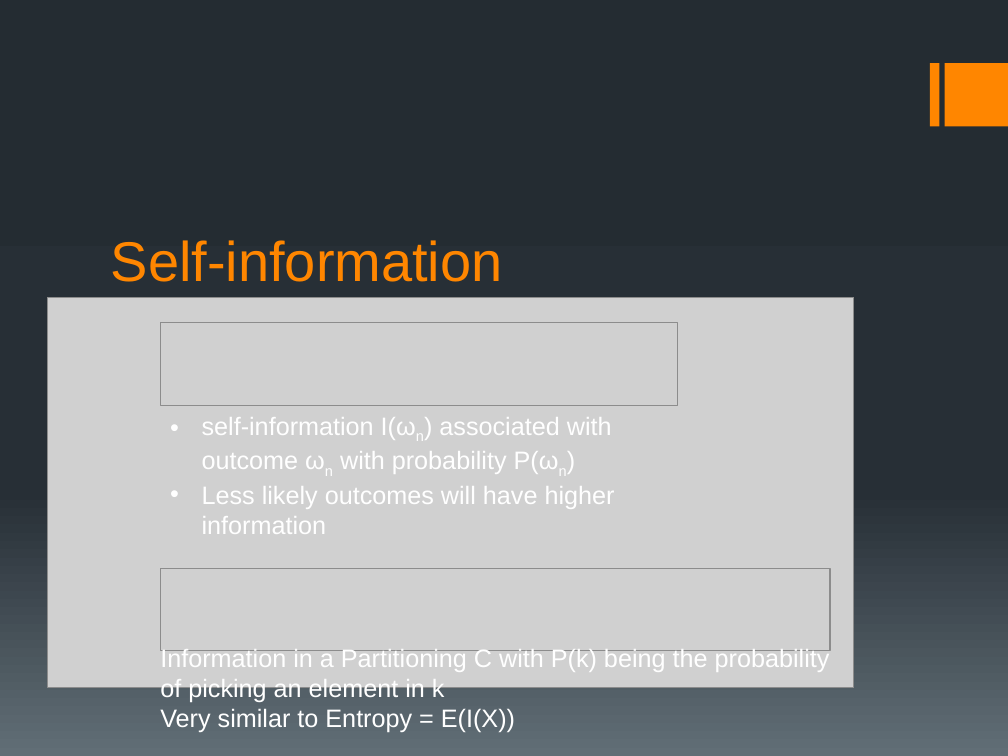
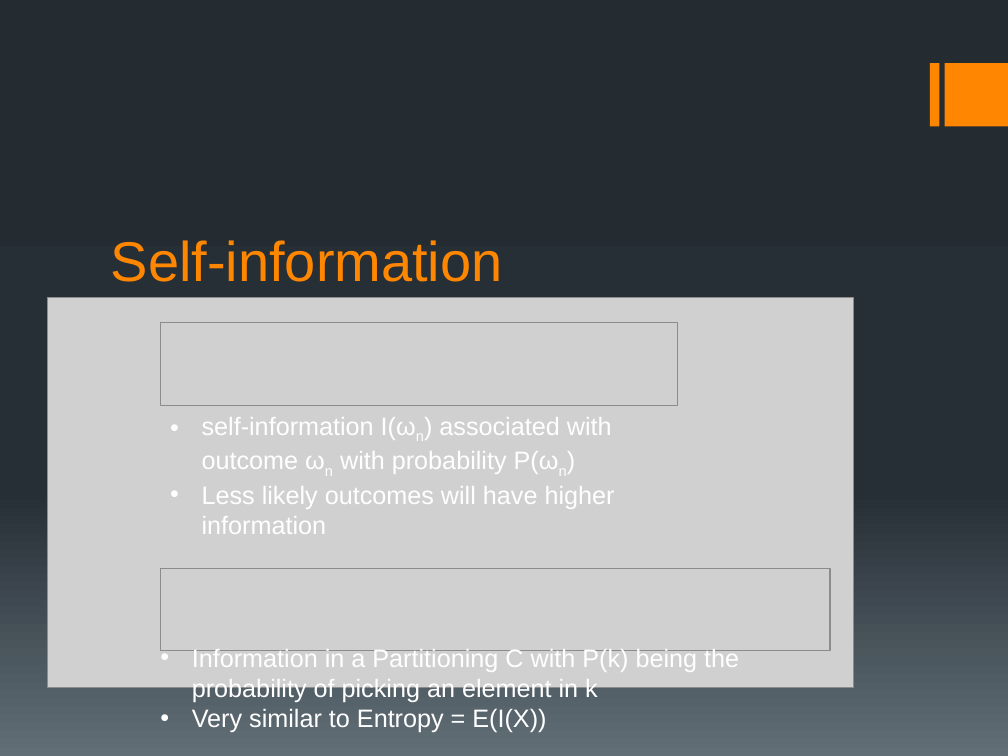
Before and after one commit to ship561/final-project, a slide deck: slide 8 of bioinformatics presentation.pptx (slide 7 before the commit). Drawn at 1008x756 pixels with LibreOffice and Linux fonts; fonts in the diff are those of the drawing; grey boxes stand for pictures. Boxes give left, top, right and bottom in pixels: in the first picture for what was removed or moved away, otherwise in the second. Text is boxed around its words. In the diff, an @@ line names an element or a change of style, - is before the commit and + after.

```diff
--- a/bioinformatics presentation.pptx
+++ b/bioinformatics presentation.pptx
@@ text "Information in a Partitioning C ..." at <box>192,649,739,732</box>: bullet none to • @@
```
Also in this commit, not shown: 5 other slides changed, 6 slides added, 2 slides removed.
